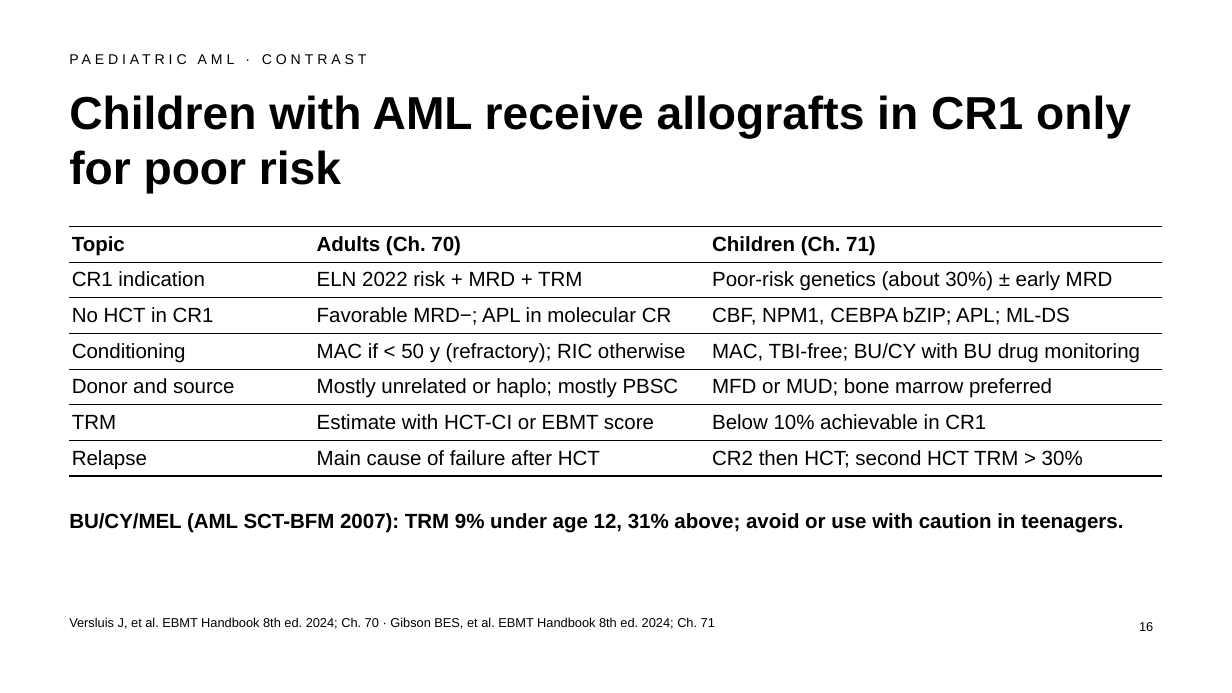
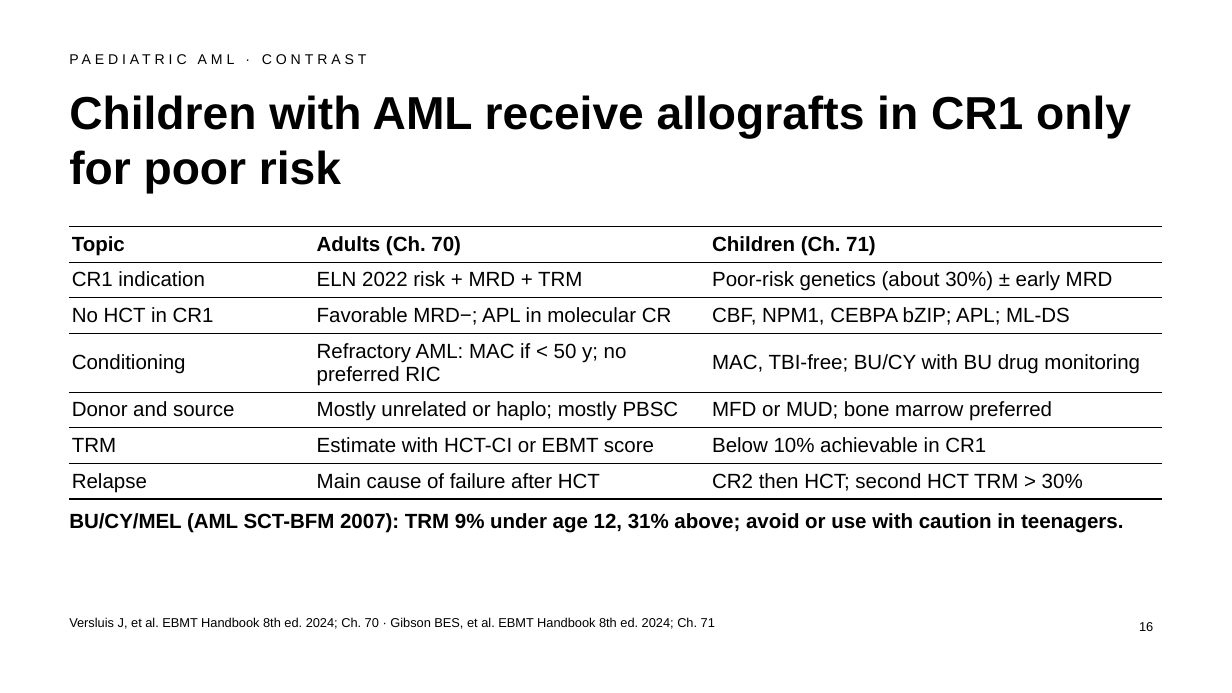
Before and after one commit to htlin222/ebmt-handbook-skill, a slide deck: slide 16 of slides/decks/s21-aml.pptx. Drawn at 1232x693 pixels with LibreOffice and Linux fonts; fonts in the diff are those of the drawing. Boxes give left, top, right and bottom in pixels: in the first picture for what was removed or moved away, otherwise in the second. Text is boxed around its words. In the diff, an @@ line names an element or a change of style, - is before the commit and + after.

```diff
--- a/slides/decks/s21-aml.pptx
+++ b/slides/decks/s21-aml.pptx
@@ table at (69,226,1163,496) @@
-row 4, column 2: MAC if < 50 y (refractory); RIC otherwise
+row 4, column 2: Refractory AML: MAC if < 50 y; no preferred RIC
```
Also in this commit, not shown: 5 other files.
